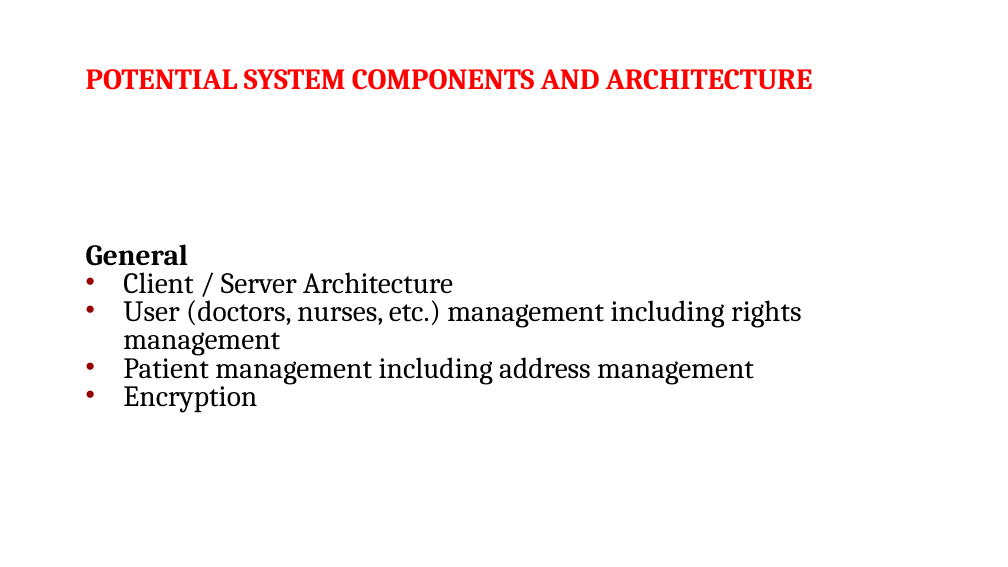
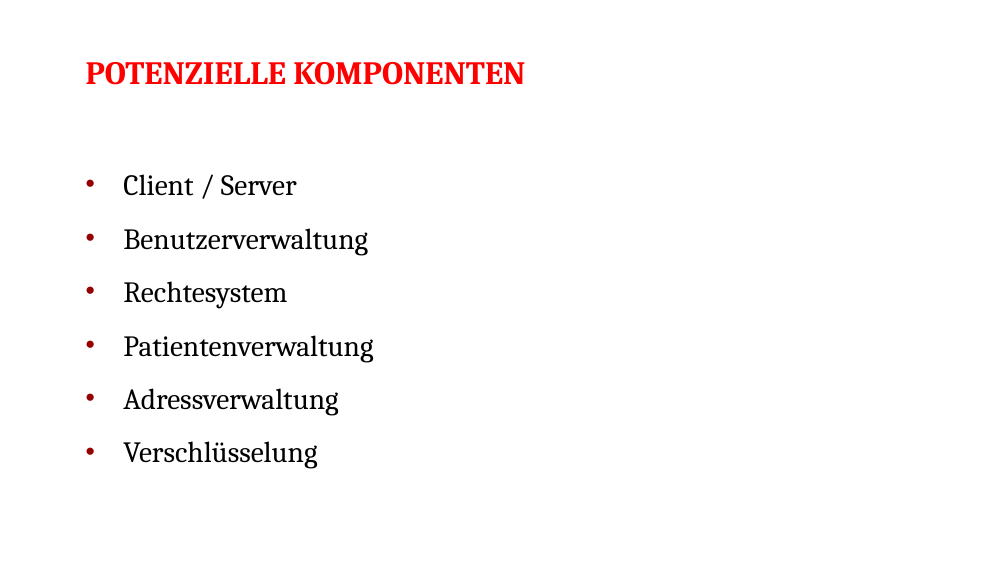
Before and after one commit to shylux/ch.bfh.bti7081.s2015.rot, a slide deck: slide 6 of doc/task01/Task 1.pptx. Drawn at 1008x567 pixels with LibreOffice and Linux fonts; fonts in the diff are those of the drawing. Boxes give left, top, right and bottom in pixels: in the first picture for what was removed or moved away, otherwise in the second. Text is boxed around its words. In the diff, an @@ line names an element or a change of style, - is before the commit and + after.

```diff
--- a/doc/task01/Task 1.pptx
+++ b/doc/task01/Task 1.pptx
@@ title at bbox=[86, 62, 525, 85]: text changed; size 27.9 to 31 pt @@
-POTENTIAL SYSTEM COMPONENTS AND ARCHITECTURE
+POTENZIELLE KOMPONENTEN
@@ text at bbox=[123, 174, 373, 469]: text changed @@
-General
-• Client / Server Architecture
-• User (doctors, nurses, etc.) management including rights management
-• Patient management including address management
-• Encryption
+• Client / Server
+• Benutzerverwaltung
+• Rechtesystem
+• Patientenverwaltung
+• Adressverwaltung
+• Verschlüsselung
```
Also in this commit, not shown: 5 other slides changed, 1 slide added, 1 slide removed.
